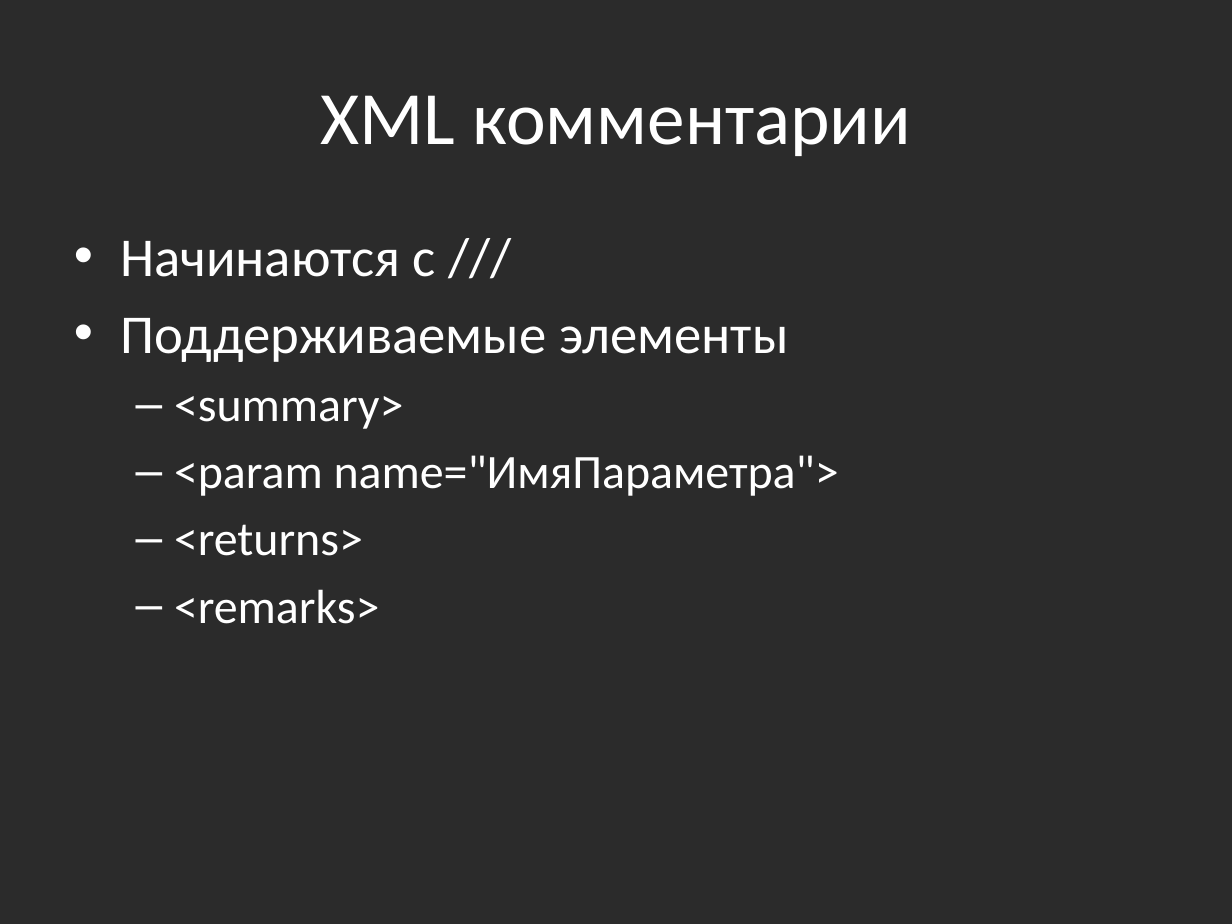
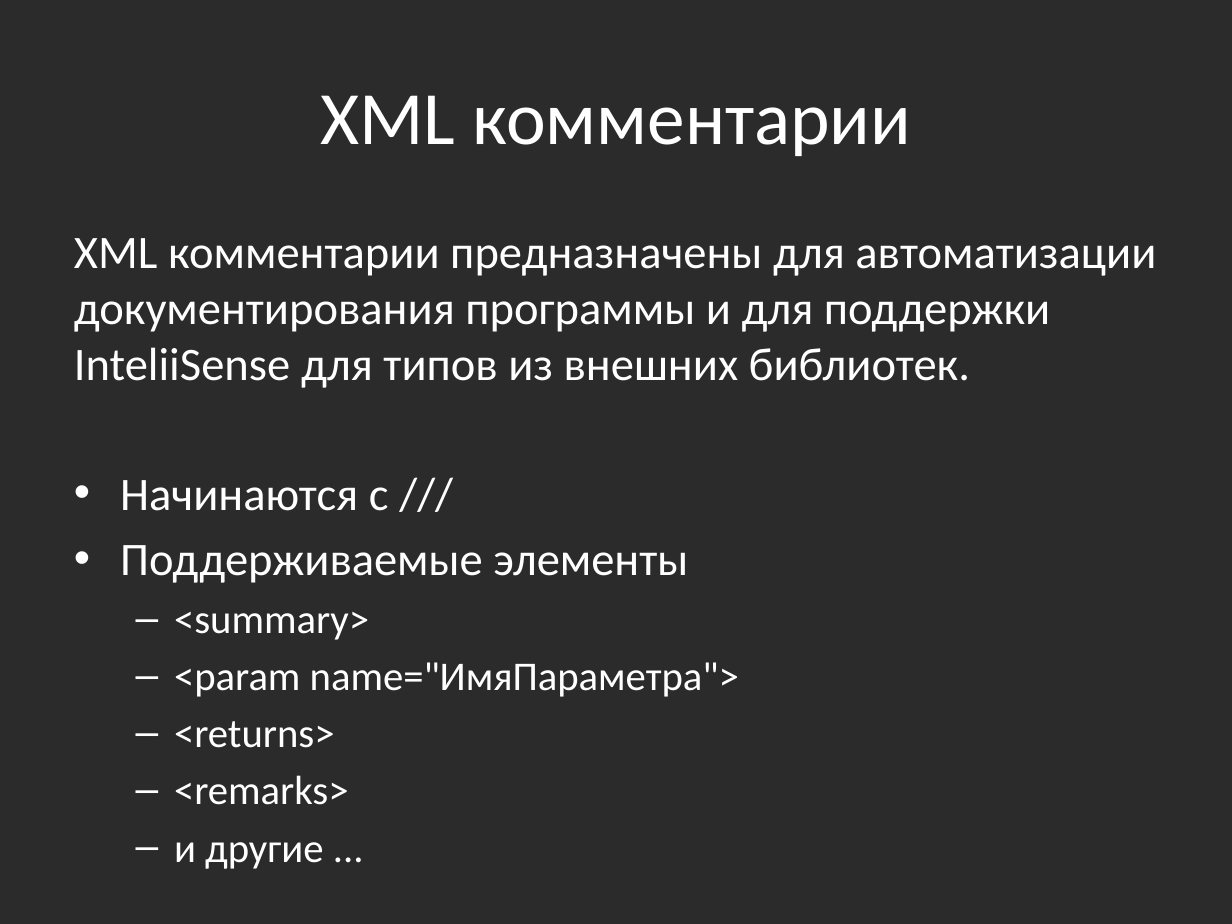
Before and after one commit to bazile/Training, a slide deck: slide 21 of Presentation/lesson-06-xml.pptx (slide 20 before the commit). Drawn at 1232x924 pixels with LibreOffice and Linux fonts; fonts in the diff are those of the drawing; background and template pictures are left out; a plain dark background stands for a picture behind light text. Boxes give left, top, right and bottom in pixels: in the first picture for what was removed or moved away, otherwise in the second. Text is boxed around its words. In the diff, an @@ line names an element or a change of style, - is before the commit and + after.

```diff
--- a/Presentation/lesson-06-xml.pptx
+++ b/Presentation/lesson-06-xml.pptx
@@ text at box(74, 238, 1156, 805): paragraph added @@
+  – и другие ...
@@ text at box(74, 238, 1156, 388): paragraph added @@
+XML комментарии предназначены для автоматизации документирования программы и для поддержки InteliiSense для типов из внешних библиотек.
@@ text at box(120, 480, 739, 805): size 32 to 27.2 pt in "Начинаются с ///", "Поддерживаемые элементы"; size 28 to 23.8 pt in "<summary>", "<param name="ИмяПараметра">", "<returns>", "<remarks>" @@
```
Also in this commit, not shown: 2 other slides changed, 4 slides added, 1 slide removed, 2 other files.
